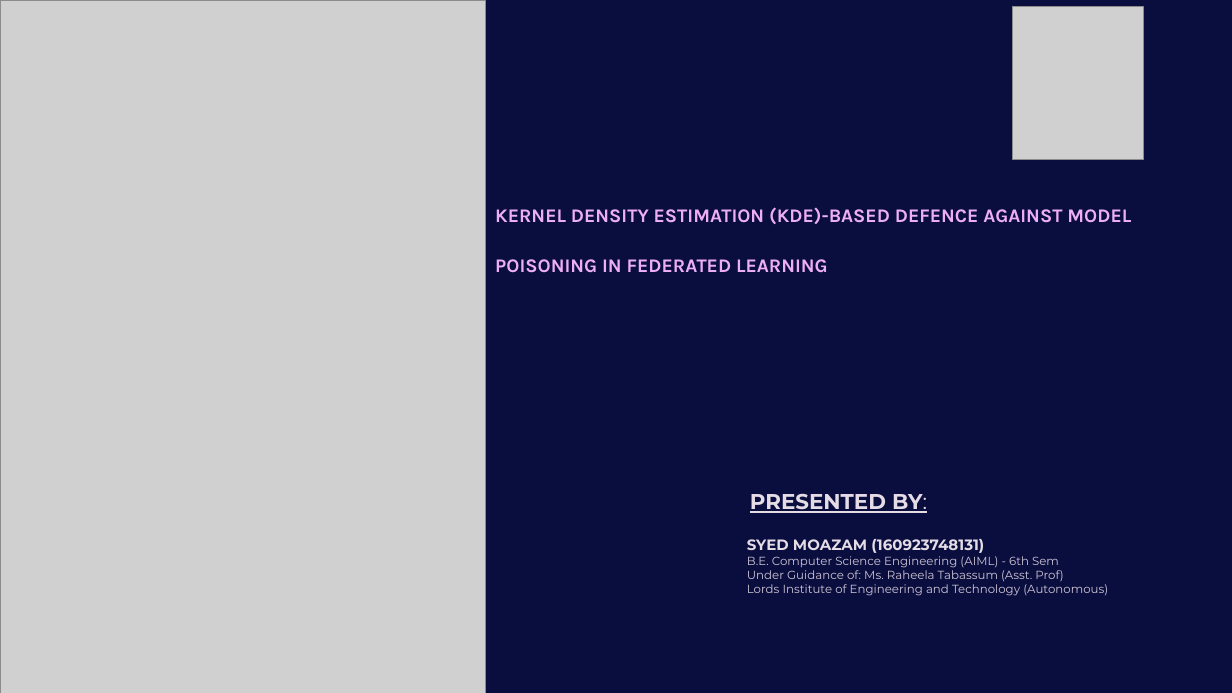
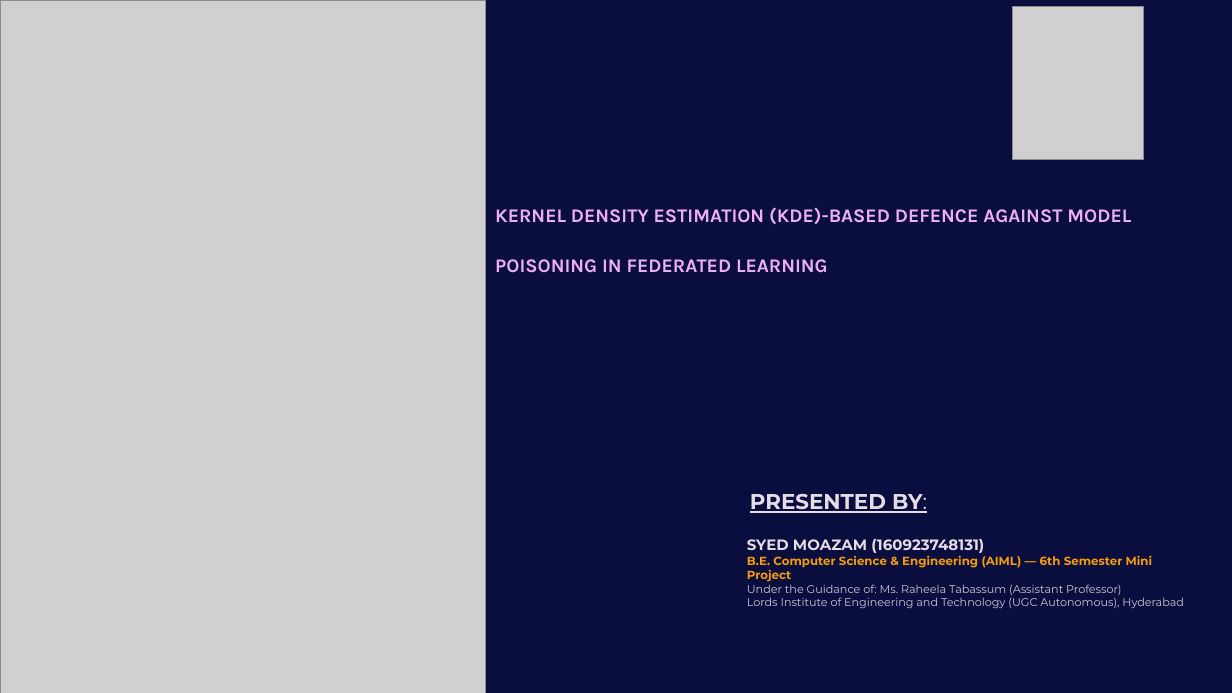
Before and after one commit to syedmoazam02/KDE-Federated-Learning-Defense, a slide deck: slide 1 of docs/KDE_Defense_Federated_Learning_Presentation.pptx. Drawn at 1232x693 pixels with LibreOffice and Linux fonts; fonts in the diff are those of the drawing; grey boxes stand for pictures; background and template pictures are left out. Boxes give left, top, right and bottom in pixels: in the first picture for what was removed or moved away, otherwise in the second. Text is boxed around its words. In the diff, an @@ line names an element or a change of style, - is before the commit and + after.

Commit message:
docs: explicitly highlight 6th Semester Mini Project across report, presentation, and PDFs

```diff
--- a/docs/KDE_Defense_Federated_Learning_Presentation.pptx
+++ b/docs/KDE_Defense_Federated_Learning_Presentation.pptx
@@ text at box(747, 555, 1184, 608): text changed; size 11 to 10.5 pt @@
-B.E. Computer Science Engineering (AIML) - 6th Sem
-Under Guidance of: Ms. Raheela Tabassum (Asst. Prof)
-Lords Institute of Engineering and Technology (Autonomous)
+B.E. Computer Science & Engineering (AIML) — 6th Semester Mini Project
+Under the Guidance of: Ms. Raheela Tabassum (Assistant Professor)
+Lords Institute of Engineering and Technology (UGC Autonomous), Hyderabad
```
Also in this commit, not shown: 3 other files.
